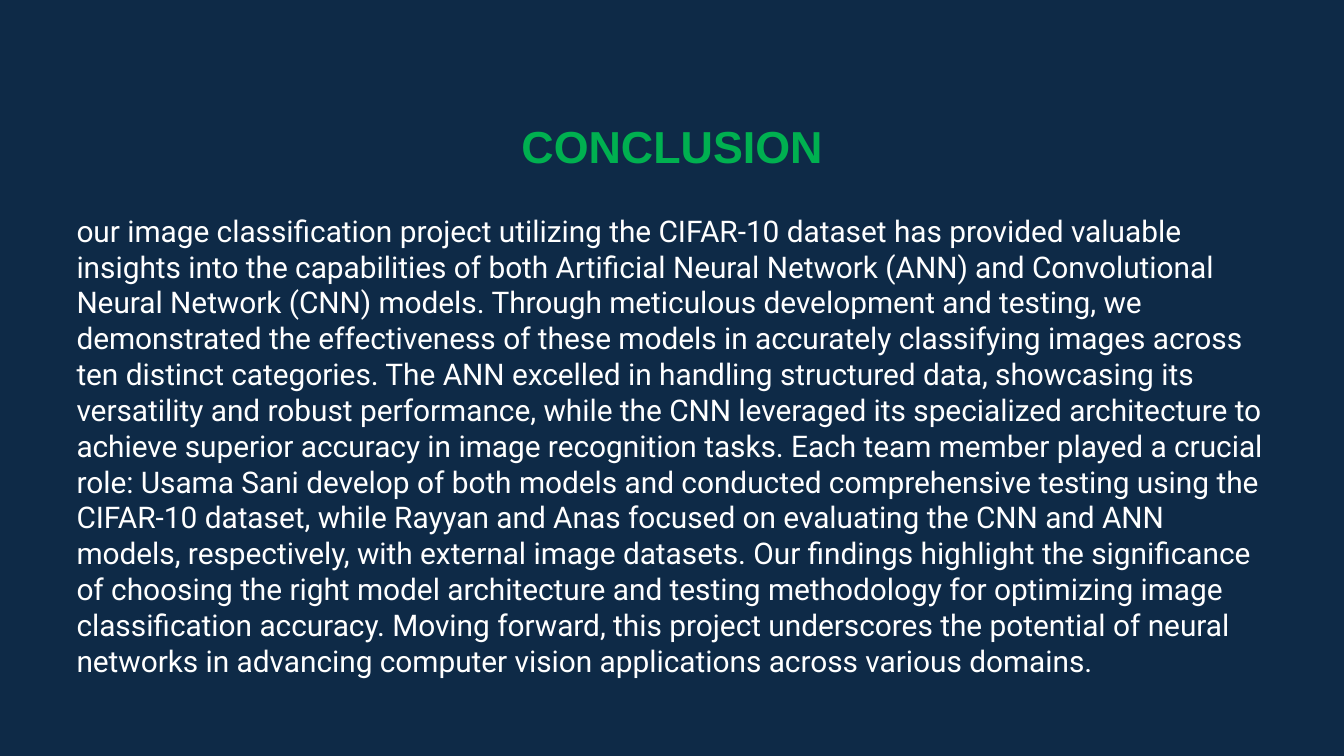
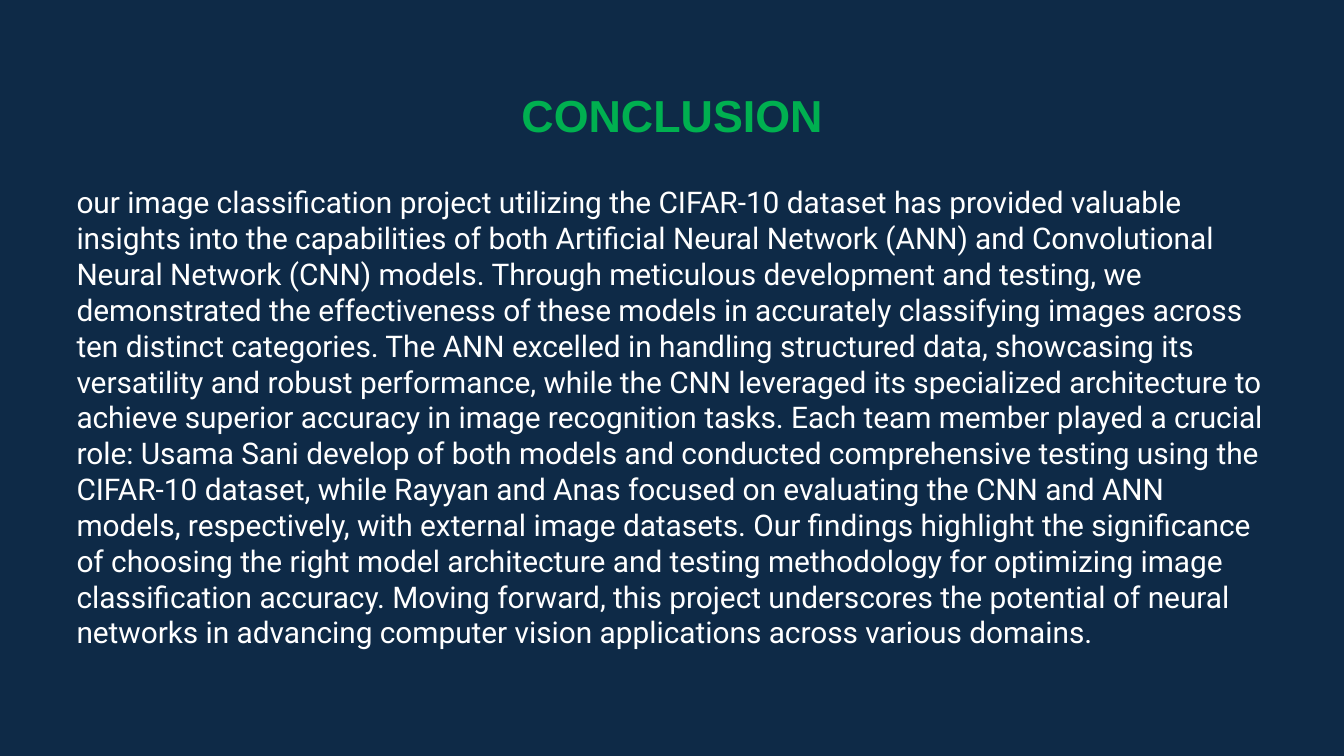
Before and after one commit to UsamaSani/Image_Classification, a slide deck: slide 16 of AI PRESENTATION.pptx (slide 14 before the commit). Drawn at 1344x756 pixels with LibreOffice and Linux fonts; fonts in the diff are those of the drawing. Boxes give left, top, right and bottom in pixels: in the first picture for what was removed or moved away, otherwise in the second. Text is boxed around its words. In the diff, an @@ line names an element or a change of style, - is before the commit and + after.

Commit message:
Project Presentation

```diff
--- a/AI PRESENTATION.pptx
+++ b/AI PRESENTATION.pptx
@@ text "CONCLUSION": place and size @@
-text "CONCLUSION" at box(521, 132, 822, 164)
+text "CONCLUSION" at box(521, 101, 822, 133)
@@ text "our image classification project utilizing ...": place and size @@
-text "our image classification project utilizing ..." at box(77, 219, 1262, 679)
+text "our image classification project utilizing ..." at box(77, 190, 1262, 650)
```
Also in this commit, not shown: 8 other slides changed, 2 slides added, 1 other file.
